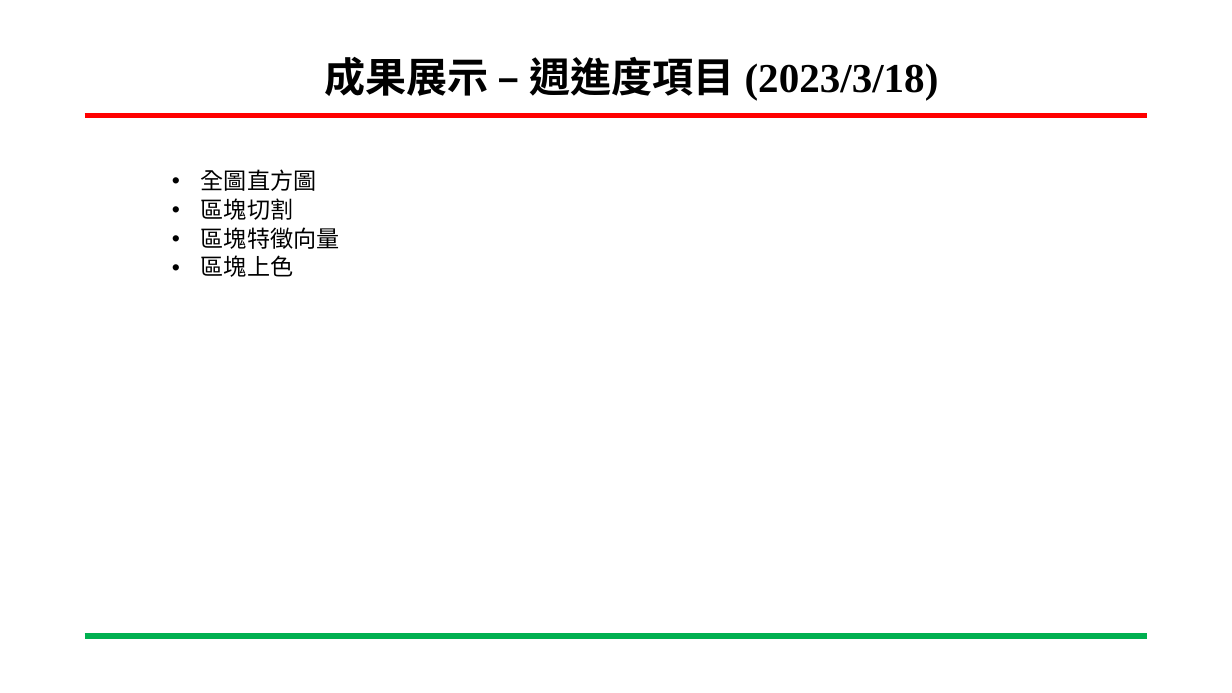
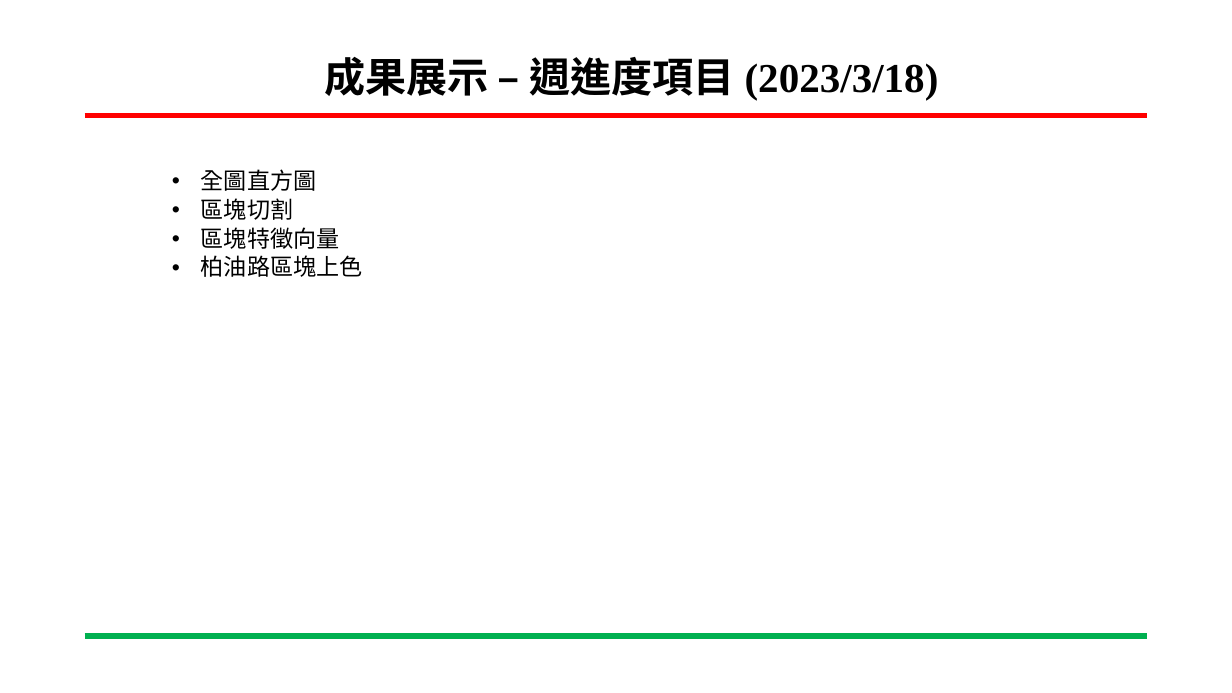
Before and after one commit to ing0331/111-2_Embedded-Image-Processing, a slide deck: slide 9 of HW2/LBP_HW2.pptx. Drawn at 1232x693 pixels with LibreOffice and Linux fonts; fonts in the diff are those of the drawing; background and template pictures are left out. Boxes give left, top, right and bottom in pixels: in the first picture for what was removed or moved away, otherwise in the second. Text is boxed around its words. In the diff, an @@ line names an element or a change of style, - is before the commit and + after.

```diff
--- a/HW2/LBP_HW2.pptx
+++ b/HW2/LBP_HW2.pptx
@@ text at (201, 255, 363, 277): text changed @@
-  • 區塊上色
+  • 柏油路區塊上色
```
Also in this commit, not shown: 4 other slides changed.
